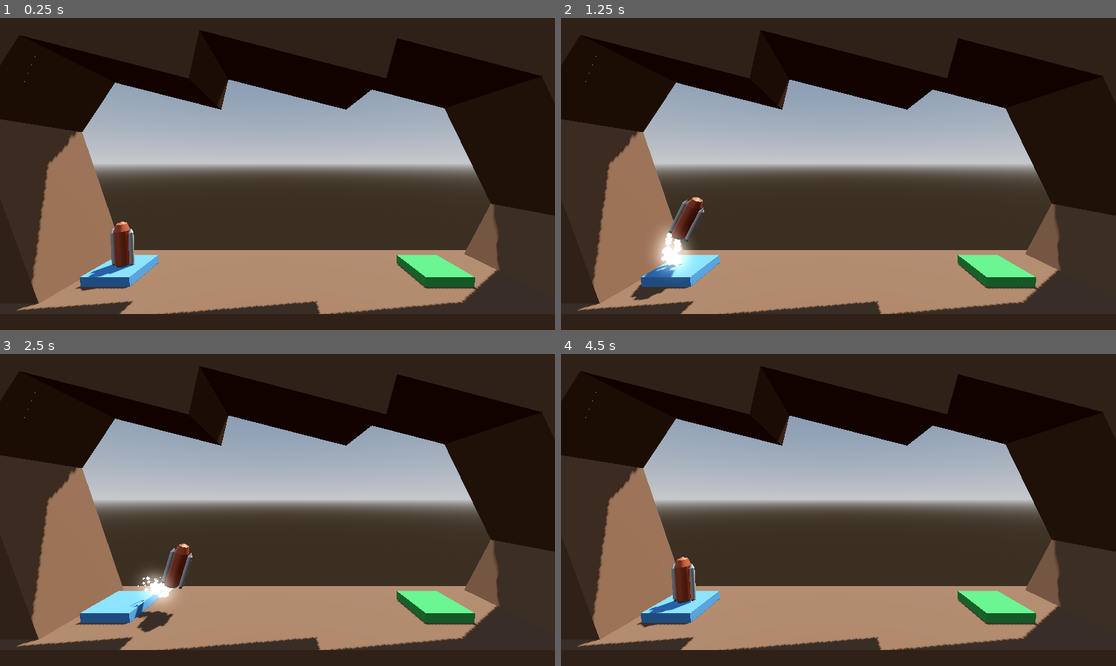
Above: before the commit, frames 1-4 (two rows, left to right).
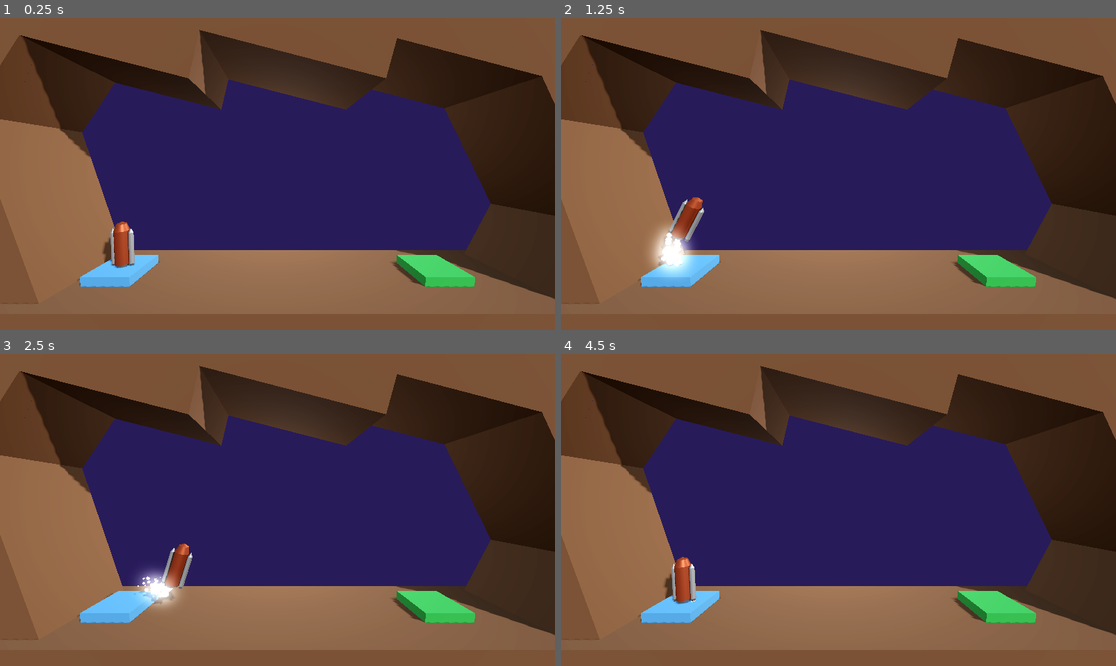
Above: after the commit, the same moments.

Repository: ardkoornstra/learning-godot-3d
Game: Godot game, scene res://scenes/level.tscn
Same seed, same stepped clock (60 frames per second), same inputs: the game is played once before the commit and once after it. Sound files missing from this copy of the repository are replaced by a short silence.
Inputs:
- Up to frame 1 (0.25 s): no input
- Up to frame 2 (1.25 s): tap Enter at 0.5 s; hold D (Right) from 0.53 s (still down); hold Space (Boost) from 0.53 s (still down)
- Up to frame 3 (2.5 s): release D (Right) at 1.28 s; release Space (Boost) at 1.28 s; hold A (Left) 1.28-2.03 s; tap Space (Boost) at 1.35 s; hold D (Right) from 2.03 s (still down); hold Space (Boost) from 2.03 s (still down)
- Up to frame 4 (4.5 s): release Space (Boost) at 2.78 s; tap Space (Boost) at 2.85, 4.35 s; release D (Right) at 3.53 s; hold Space (Boost) 3.53-4.28 s; hold A (Left) from 3.53 s (still down)

The runs differ from the first frame. In frame 1, 83% of the frame differs, in the area x 0-100%, y 0-100%; in frame 2, 83%; in frame 3, 82%; in frame 4, 83%.

Commit message:
lighting

Diff:
--- a/projectboost/scenes/ground.tscn
+++ b/projectboost/scenes/ground.tscn
@@ -1,7 +1,23 @@
-[gd_scene load_steps=2 format=3 uid="uid://c867aurvoof61"]
+[gd_scene load_steps=5 format=3 uid="uid://c867aurvoof61"]
 
 [sub_resource type="StandardMaterial3D" id="StandardMaterial3D_64cqk"]
 albedo_color = Color(0.37, 0.25345, 0.1702, 1)
+
+[sub_resource type="ProceduralSkyMaterial" id="ProceduralSkyMaterial_wy86u"]
+sky_horizon_color = Color(0.64625, 0.65575, 0.67075, 1)
+ground_horizon_color = Color(0.64625, 0.65575, 0.67075, 1)
+
+[sub_resource type="Sky" id="Sky_xgv8s"]
+sky_material = SubResource("ProceduralSkyMaterial_wy86u")
+
+[sub_resource type="Environment" id="Environment_dsm5u"]
+background_mode = 1
+background_color = Color(0.0356533, 0.0252, 0.07, 1)
+sky = SubResource("Sky_xgv8s")
+ambient_light_source = 3
+ambient_light_color = Color(0.802257, 0.540785, 0.791761, 1)
+tonemap_mode = 2
+glow_enabled = true
 
 [node name="Ground" type="CSGBox3D" groups=["Hazard"]]
 transform = Transform3D(1, 0, 0, 0, 1, 0, 0, 0, 1, 0, -4, 0)
@@ -43,3 +59,16 @@
 transform = Transform3D(0.90344, 0.428714, 0, -0.428714, 0.90344, 0, 0, 0, 1, 12.4192, 3.7504, 0)
 size = Vector3(4, 10, 4)
 material = SubResource("StandardMaterial3D_64cqk")
+
+[node name="DirectionalLight3D" type="DirectionalLight3D" parent="."]
+transform = Transform3D(0.782032, -0.171688, 0.599124, -0.203623, 0.838168, 0.505976, -0.589036, -0.517685, 0.620515, 3.35446, -1.75602, 5.95718)
+light_energy = 0.5
+shadow_enabled = true
+
+[node name="WorldEnvironment" type="WorldEnvironment" parent="."]
+environment = SubResource("Environment_dsm5u")
+
+[node name="OmniLight3D" type="OmniLight3D" parent="."]
+transform = Transform3D(1, 0, 0, 0, 1, 0, 0, 0, 1, 0, 9.874, -5)
+omni_range = 15.0
+omni_attenuation = 0.5
--- a/projectboost/scenes/level.tscn
+++ b/projectboost/scenes/level.tscn
@@ -1,21 +1,8 @@
-[gd_scene load_steps=9 format=3 uid="uid://712swbgirdw5"]
+[gd_scene load_steps=6 format=3 uid="uid://712swbgirdw5"]
 
 [ext_resource type="PackedScene" uid="uid://b2la63thchrmk" path="res://scenes/player.tscn" id="1_ddd3o"]
 [ext_resource type="PackedScene" uid="uid://c867aurvoof61" path="res://scenes/ground.tscn" id="1_u47f3"]
 [ext_resource type="Script" path="res://scripts/landing_pad.gd" id="1_uyfdr"]
-
-[sub_resource type="ProceduralSkyMaterial" id="ProceduralSkyMaterial_gy0wv"]
-sky_horizon_color = Color(0.64625, 0.65575, 0.67075, 1)
-ground_horizon_color = Color(0.64625, 0.65575, 0.67075, 1)
-
-[sub_resource type="Sky" id="Sky_xgv8s"]
-sky_material = SubResource("ProceduralSkyMaterial_gy0wv")
-
-[sub_resource type="Environment" id="Environment_c2vxt"]
-background_mode = 2
-sky = SubResource("Sky_xgv8s")
-tonemap_mode = 2
-glow_enabled = true
 
 [sub_resource type="StandardMaterial3D" id="StandardMaterial3D_4j6op"]
 albedo_color = Color(0.2701, 0.50005, 0.73, 1)
@@ -24,13 +11,6 @@
 albedo_color = Color(0.1914, 0.58, 0.243213, 1)
 
 [node name="Level" type="Node3D"]
-
-[node name="WorldEnvironment" type="WorldEnvironment" parent="."]
-environment = SubResource("Environment_c2vxt")
-
-[node name="DirectionalLight3D" type="DirectionalLight3D" parent="."]
-transform = Transform3D(-0.866023, -0.433016, 0.250001, 0, 0.499998, 0.866027, -0.500003, 0.749999, -0.43301, 0, 0, 0)
-shadow_enabled = true
 
 [node name="Ground" parent="." instance=ExtResource("1_u47f3")]
 
--- a/projectboost/scenes/level2.tscn
+++ b/projectboost/scenes/level2.tscn
@@ -1,21 +1,8 @@
-[gd_scene load_steps=10 format=3 uid="uid://dwvwa0hg6tic"]
+[gd_scene load_steps=7 format=3 uid="uid://dwvwa0hg6tic"]
 
 [ext_resource type="Script" path="res://scripts/landing_pad.gd" id="1_xd7ku"]
 [ext_resource type="PackedScene" uid="uid://b2la63thchrmk" path="res://scenes/player.tscn" id="2_sujf8"]
 [ext_resource type="PackedScene" uid="uid://c867aurvoof61" path="res://scenes/ground.tscn" id="3_kvqph"]
-
-[sub_resource type="ProceduralSkyMaterial" id="ProceduralSkyMaterial_gy0wv"]
-sky_horizon_color = Color(0.64625, 0.65575, 0.67075, 1)
-ground_horizon_color = Color(0.64625, 0.65575, 0.67075, 1)
-
-[sub_resource type="Sky" id="Sky_xgv8s"]
-sky_material = SubResource("ProceduralSkyMaterial_gy0wv")
-
-[sub_resource type="Environment" id="Environment_c2vxt"]
-background_mode = 2
-sky = SubResource("Sky_xgv8s")
-tonemap_mode = 2
-glow_enabled = true
 
 [sub_resource type="StandardMaterial3D" id="StandardMaterial3D_64cqk"]
 albedo_color = Color(0.37, 0.25345, 0.1702, 1)
@@ -27,13 +14,6 @@
 albedo_color = Color(0.1914, 0.58, 0.243213, 1)
 
 [node name="Level" type="Node3D"]
-
-[node name="WorldEnvironment" type="WorldEnvironment" parent="."]
-environment = SubResource("Environment_c2vxt")
-
-[node name="DirectionalLight3D" type="DirectionalLight3D" parent="."]
-transform = Transform3D(-0.866023, -0.433016, 0.250001, 0, 0.499998, 0.866027, -0.500003, 0.749999, -0.43301, 0, 0, 0)
-shadow_enabled = true
 
 [node name="Ground2" type="CSGBox3D" parent="." groups=["Hazard"]]
 transform = Transform3D(1, 0, 0, 0, 1, 0, 0, 0, 1, 0, 1.5, 0)
--- a/projectboost/scenes/level3.tscn
+++ b/projectboost/scenes/level3.tscn
@@ -1,21 +1,8 @@
-[gd_scene load_steps=10 format=3 uid="uid://3aj0pxkox51"]
+[gd_scene load_steps=7 format=3 uid="uid://3aj0pxkox51"]
 
 [ext_resource type="Script" path="res://scripts/landing_pad.gd" id="1_fn2rm"]
 [ext_resource type="PackedScene" uid="uid://b2la63thchrmk" path="res://scenes/player.tscn" id="2_mxuxe"]
 [ext_resource type="PackedScene" uid="uid://c867aurvoof61" path="res://scenes/ground.tscn" id="3_jtmax"]
-
-[sub_resource type="ProceduralSkyMaterial" id="ProceduralSkyMaterial_gy0wv"]
-sky_horizon_color = Color(0.64625, 0.65575, 0.67075, 1)
-ground_horizon_color = Color(0.64625, 0.65575, 0.67075, 1)
-
-[sub_resource type="Sky" id="Sky_xgv8s"]
-sky_material = SubResource("ProceduralSkyMaterial_gy0wv")
-
-[sub_resource type="Environment" id="Environment_c2vxt"]
-background_mode = 2
-sky = SubResource("Sky_xgv8s")
-tonemap_mode = 2
-glow_enabled = true
 
 [sub_resource type="StandardMaterial3D" id="StandardMaterial3D_64cqk"]
 albedo_color = Color(0.37, 0.25345, 0.1702, 1)
@@ -27,13 +14,6 @@
 albedo_color = Color(0.1914, 0.58, 0.243213, 1)
 
 [node name="Level" type="Node3D"]
-
-[node name="WorldEnvironment" type="WorldEnvironment" parent="."]
-environment = SubResource("Environment_c2vxt")
-
-[node name="DirectionalLight3D" type="DirectionalLight3D" parent="."]
-transform = Transform3D(-0.866023, -0.433016, 0.250001, 0, 0.499998, 0.866027, -0.500003, 0.749999, -0.43301, 0, 0, 0)
-shadow_enabled = true
 
 [node name="Ground2" type="CSGBox3D" parent="." groups=["Hazard"]]
 transform = Transform3D(1, 0, 0, 0, 1, 0, 0, 0, 1, 0, 7, 0)
--- a/projectboost/scenes/level4.tscn
+++ b/projectboost/scenes/level4.tscn
@@ -1,22 +1,9 @@
-[gd_scene load_steps=10 format=3 uid="uid://c0feq0jqxrmrl"]
+[gd_scene load_steps=7 format=3 uid="uid://c0feq0jqxrmrl"]
 
 [ext_resource type="Script" path="res://scripts/landing_pad.gd" id="1_vcte4"]
 [ext_resource type="PackedScene" uid="uid://b2la63thchrmk" path="res://scenes/player.tscn" id="2_51a8i"]
 [ext_resource type="PackedScene" uid="uid://nc55fsqvs021" path="res://scenes/moving_hazard.tscn" id="3_tjia7"]
 [ext_resource type="PackedScene" uid="uid://c867aurvoof61" path="res://scenes/ground.tscn" id="4_vc3hi"]
-
-[sub_resource type="ProceduralSkyMaterial" id="ProceduralSkyMaterial_gy0wv"]
-sky_horizon_color = Color(0.64625, 0.65575, 0.67075, 1)
-ground_horizon_color = Color(0.64625, 0.65575, 0.67075, 1)
-
-[sub_resource type="Sky" id="Sky_xgv8s"]
-sky_material = SubResource("ProceduralSkyMaterial_gy0wv")
-
-[sub_resource type="Environment" id="Environment_c2vxt"]
-background_mode = 2
-sky = SubResource("Sky_xgv8s")
-tonemap_mode = 2
-glow_enabled = true
 
 [sub_resource type="StandardMaterial3D" id="StandardMaterial3D_4j6op"]
 albedo_color = Color(0.2701, 0.50005, 0.73, 1)
@@ -25,13 +12,6 @@
 albedo_color = Color(0.1914, 0.58, 0.243213, 1)
 
 [node name="Level" type="Node3D"]
-
-[node name="WorldEnvironment" type="WorldEnvironment" parent="."]
-environment = SubResource("Environment_c2vxt")
-
-[node name="DirectionalLight3D" type="DirectionalLight3D" parent="."]
-transform = Transform3D(-0.866023, -0.433016, 0.250001, 0, 0.499998, 0.866027, -0.500003, 0.749999, -0.43301, 0, 0, 0)
-shadow_enabled = true
 
 [node name="LaunchPad" type="CSGBox3D" parent="."]
 transform = Transform3D(1, 0, 0, 0, 1, 0, 0, 0, 1, -7, 0.2, 0)
